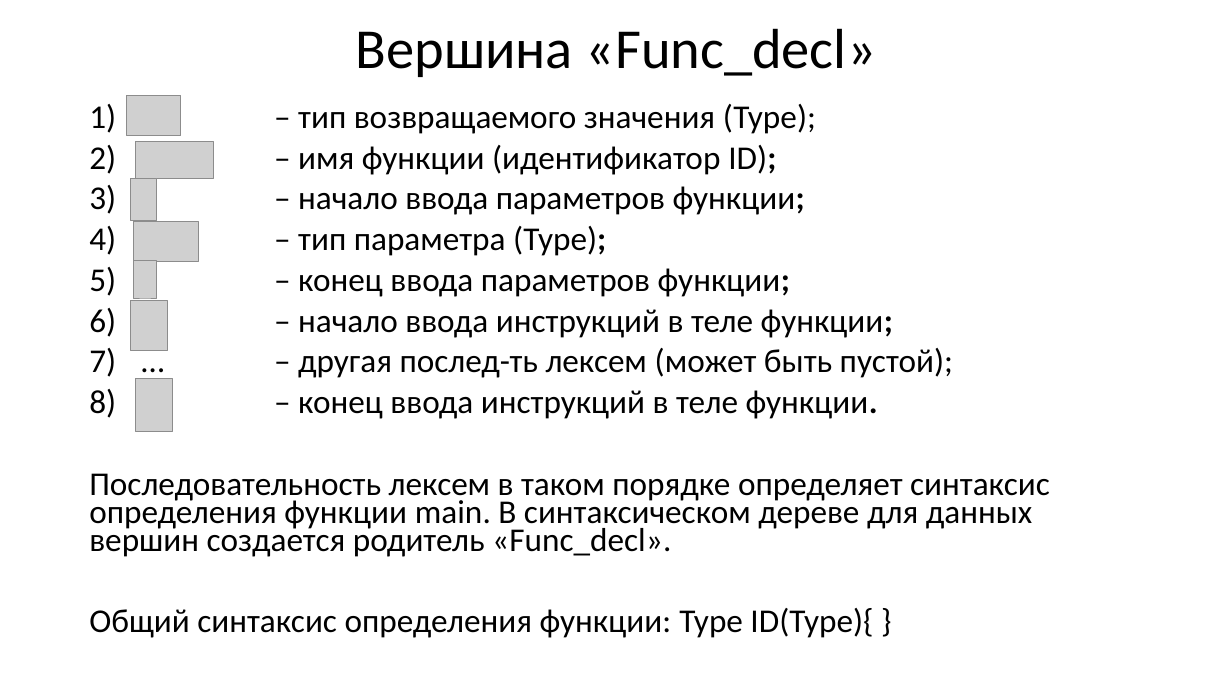
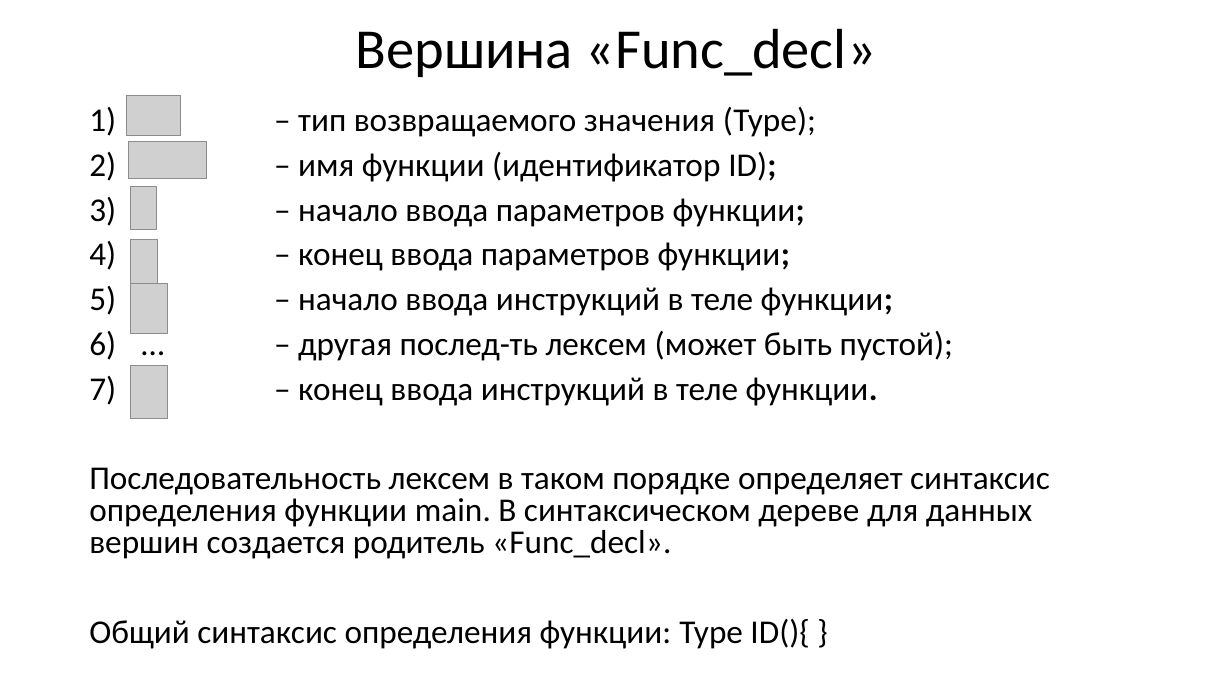
Before and after one commit to goddamnteam/korzun, a slide deck: slide 13 of task1.pptx. Drawn at 1232x693 pixels with LibreOffice and Linux fonts; fonts in the diff are those of the drawing; grey boxes stand for pictures. Boxes give left, top, right and bottom in pixels: in the first picture for what was removed or moved away, otherwise in the second. Text is boxed around its words. In the diff, an @@ line names an element or a change of style, - is before the commit and + after.

```diff
--- a/task1.pptx
+++ b/task1.pptx
@@ text at [89,107,1050,559]: line spacing 0.7 to 0.8 @@
@@ picture: place and size @@
-picture at [135,141,213,178]
+picture at [128,141,207,178]
@@ picture: place and size @@
-picture at [130,178,157,221]
+picture at [130,187,157,229]
@@ picture: place and size @@
-picture at [134,261,157,299]
+picture at [130,239,157,283]
@@ picture removed at [134,222,199,262] @@
@@ text at [298,242,893,316]: text changed @@
-4) void – тип параметра (Type);
-5) ) – конец ввода параметров функции;
-6) { – начало ввода инструкций в теле функции;
+4) – конец ввода параметров функции;
+5) – начало ввода инструкций в теле функции;
@@ picture: place and size @@
-picture at [130,300,167,350]
+picture at [130,284,168,335]
@@ picture: place and size @@
-picture at [135,379,172,431]
+picture at [130,366,168,419]
@@ text at [89,619,809,649]: text changed @@
-Общий синтаксис определения функции: Type ID(Type){ }
+Общий синтаксис определения функции: Type ID(){ }
```
Also in this commit, not shown: 9 other slides changed.
